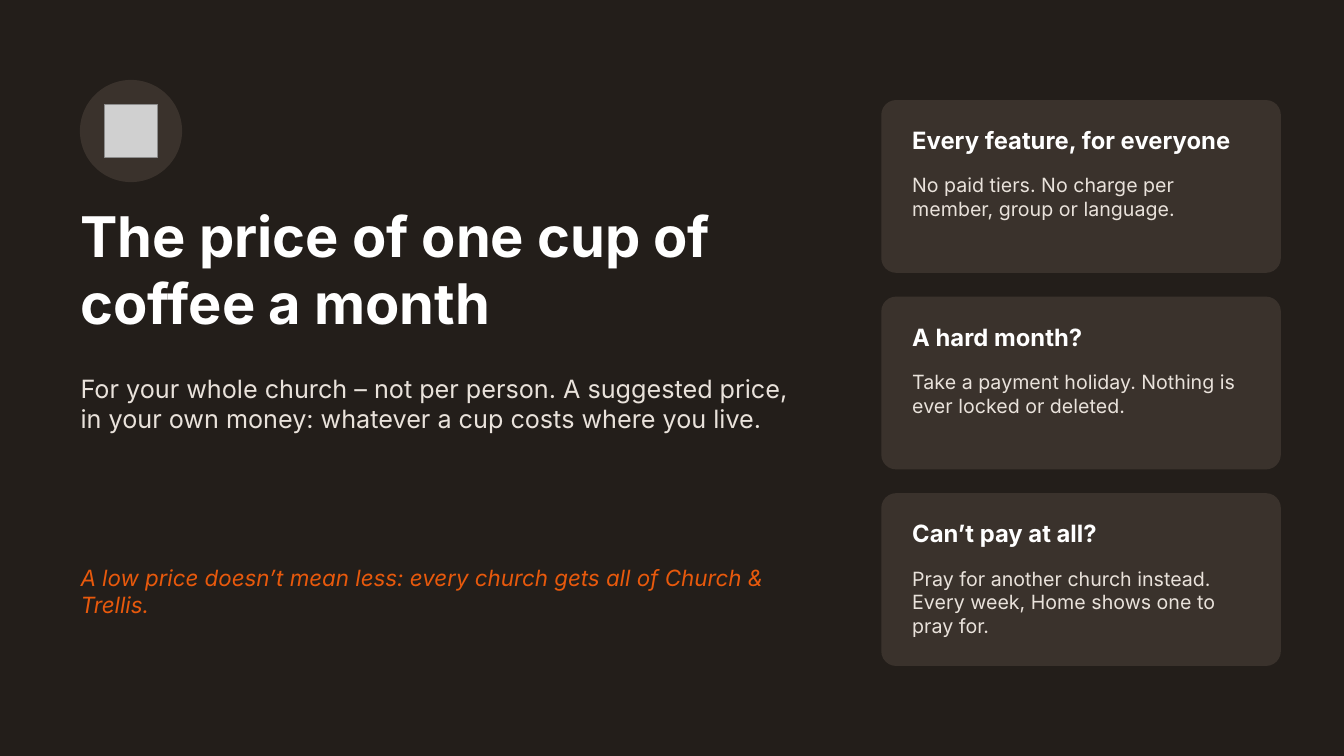
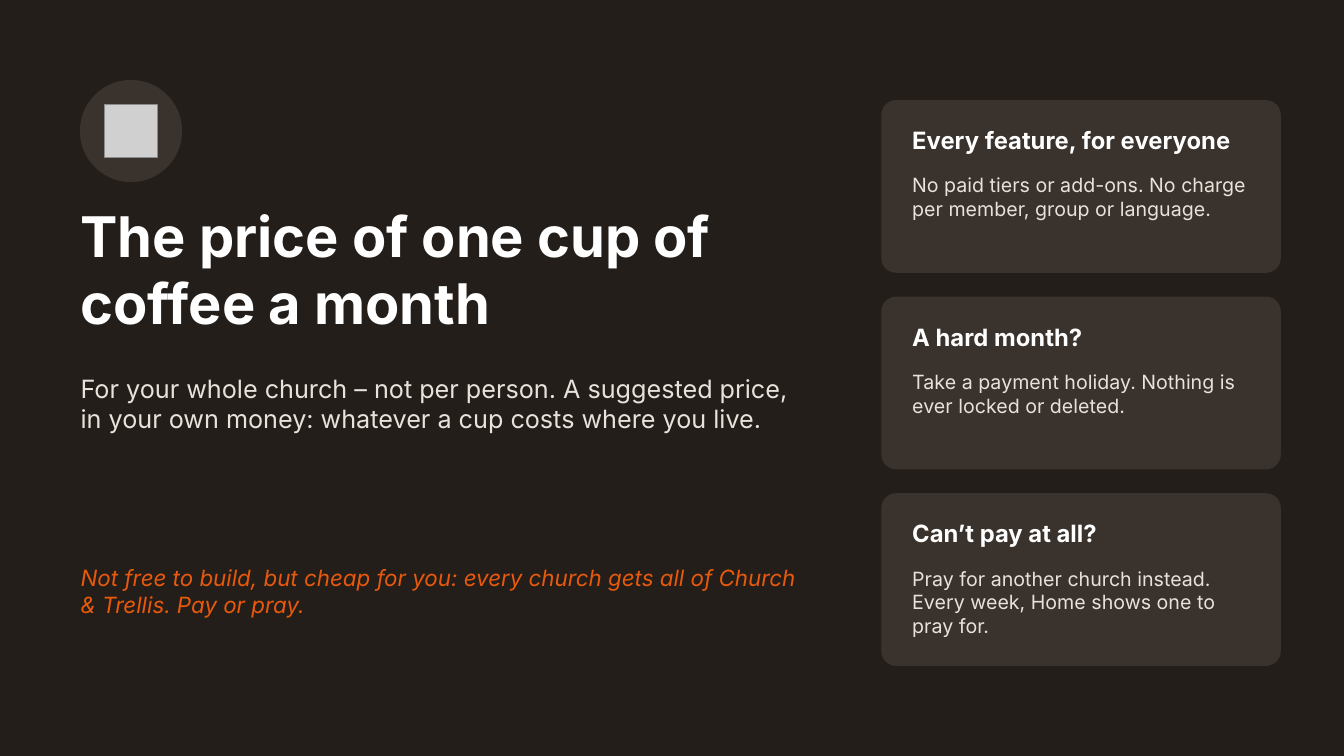
Before and after one commit to pian1966/church-hub, a slide deck: slide 15 of docs/presentation/church-and-trellis-presentation.pptx. Drawn at 1344x756 pixels with LibreOffice and Linux fonts; fonts in the diff are those of the drawing; grey boxes stand for pictures. Boxes give left, top, right and bottom in pixels: in the first picture for what was removed or moved away, otherwise in the second. Text is boxed around its words. In the diff, an @@ line names an element or a change of style, - is before the commit and + after.

```diff
--- a/docs/presentation/church-and-trellis-presentation.pptx
+++ b/docs/presentation/church-and-trellis-presentation.pptx
@@ text at bbox=[912, 177, 1245, 220]: text changed @@
-No paid tiers. No charge per member, group or language.
+No paid tiers or add-ons. No charge per member, group or language.
@@ text at bbox=[81, 569, 796, 618]: text changed @@
-A low price doesn’t mean less: every church gets all of Church & Trellis.
+Not free to build, but cheap for you: every church gets all of Church & Trellis. Pay or pray.
```
Also in this commit, not shown: 2 other slides changed, 18 other files.
